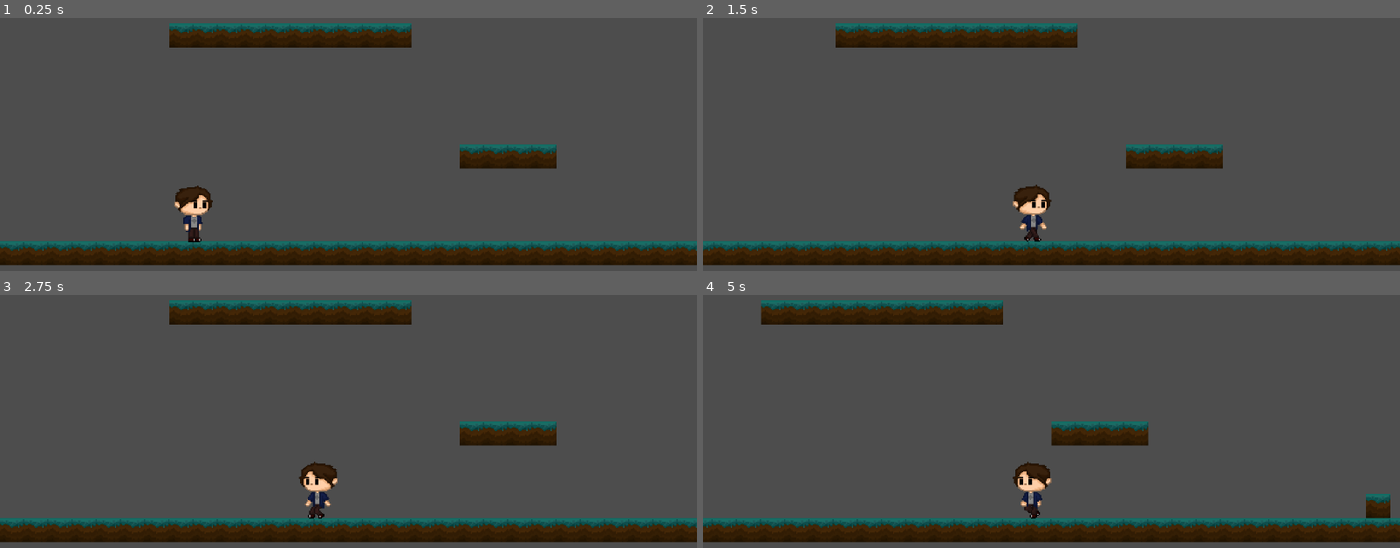
Above: before the commit, frames 1-4 (two rows, left to right).
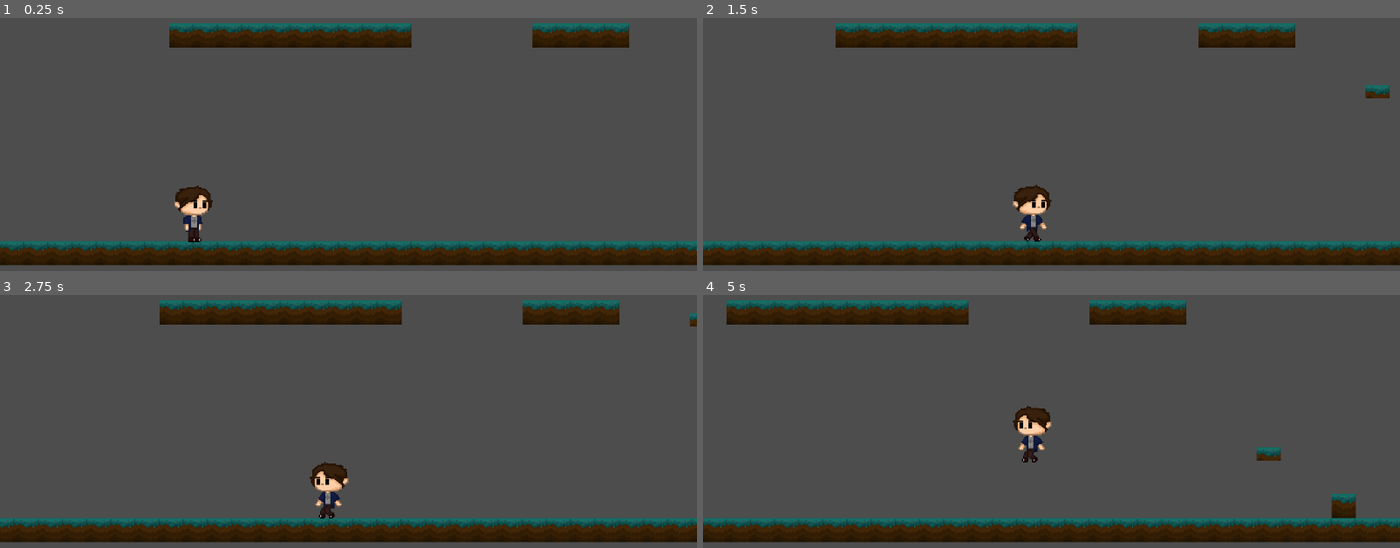
Above: after the commit, the same moments.

Repository: ZarlixOcean/Proyecto-Aprender-a-sentir
Game: Godot game, scene res://Escenas/Tristeza_2.tscn
Two runs of this game, one before a commit and one after it. Both use one fixed random seed, a clock stepped at 60 frames per second and the inputs below. This scene is started directly instead of the project's main scene.
Inputs:
- Up to frame 1 (0.25 s): no input
- Up to frame 2 (1.5 s): tap Enter at 0.5 s; hold D (move_right) from 0.53 s (still down); tap Space (jump) at 0.77 s
- Up to frame 3 (2.75 s): tap Space (jump) at 1.52 s; release D (move_right) at 2.03 s; hold Left (move_left) from 2.03 s (still down)
- Up to frame 4 (5 s): release Left (move_left) at 2.78 s; hold D (move_right) 2.78-4.28 s; tap Space (jump) at 3.02, 3.77, 4.52 s; hold Left (move_left) from 4.28 s (still down)

The runs differ from the first frame. In frame 1, 2.7% of the frame differs, in the area x 65-91%, y 2-60%; in frame 2, 2.9%; in frame 3, 5.1%; in frame 4, 7.2%, in the area x 0-100%, y 2-93%.

Commit message:
añadi plataformas movibles, intento de enemigo gusano

Diff:
--- a/Escenas/Personaje.tscn
+++ b/Escenas/Personaje.tscn
@@ -77,6 +77,7 @@
 height = 46.0
 
 [node name="Personaje" type="CharacterBody2D" unique_id=1118636508 groups=["Personaje"]]
+z_index = 5
 script = ExtResource("1_0kjke")
 
 [node name="Sprite2D" type="AnimatedSprite2D" parent="." unique_id=899285877]
--- a/Escenas/Tristeza_2.tscn
+++ b/Escenas/Tristeza_2.tscn
@@ -5,6 +5,8 @@
 [ext_resource type="PackedScene" uid="uid://c4spc2dlnuk5q" path="res://Escenas/Personaje.tscn" id="2_verny"]
 [ext_resource type="Texture2D" uid="uid://c0jdtcrm7ocp2" path="res://Sprites/Escenario completo.png" id="4_twyb5"]
 [ext_resource type="PackedScene" uid="uid://b6w8uroakkg0d" path="res://Escenas/zona_de_muerte.tscn" id="5_twyb5"]
+[ext_resource type="PackedScene" uid="uid://d034k24ciktpd" path="res://Escenas/plataformas_pequeñas.tscn" id="6_x5dvj"]
+[ext_resource type="PackedScene" uid="uid://y3gy06qq8hjx" path="res://Escenas/enemigo_gusano.tscn" id="7_15pll"]
 
 [sub_resource type="TileSetAtlasSource" id="TileSetAtlasSource_1fn6b"]
 texture = ExtResource("1_1dshx")
@@ -26,10 +28,48 @@
 [sub_resource type="RectangleShape2D" id="RectangleShape2D_x5dvj"]
 size = Vector2(2773.5, 25)
 
+[sub_resource type="Animation" id="Animation_x5dvj"]
+resource_name = "Movimiento"
+length = 2.5
+loop_mode = 2
+tracks/0/type = "value"
+tracks/0/imported = false
+tracks/0/enabled = true
+tracks/0/path = NodePath(".:position")
+tracks/0/interp = 1
+tracks/0/loop_wrap = true
+tracks/0/keys = {
+"times": PackedFloat32Array(0, 2.5),
+"transitions": PackedFloat32Array(1, 1),
+"update": 0,
+"values": [Vector2(88, -47), Vector2(88, -170)]
+}
+
+[sub_resource type="Animation" id="Animation_15pll"]
+length = 0.001
+tracks/0/type = "value"
+tracks/0/imported = false
+tracks/0/enabled = true
+tracks/0/path = NodePath(".:position")
+tracks/0/interp = 1
+tracks/0/loop_wrap = true
+tracks/0/keys = {
+"times": PackedFloat32Array(0),
+"transitions": PackedFloat32Array(1),
+"update": 0,
+"values": [Vector2(88, -47)]
+}
+
+[sub_resource type="AnimationLibrary" id="AnimationLibrary_ig15d"]
+_data = {
+&"Movimiento": SubResource("Animation_x5dvj"),
+&"RESET": SubResource("Animation_15pll")
+}
+
 [node name="Node2D" type="Node2D" unique_id=224384493]
 
 [node name="TileMapLayer" type="TileMapLayer" parent="." unique_id=779082369]
-tile_map_data = PackedByteArray("AAAAAAAAAAAAAAAAAAABAAAAAAA …(1408 unchanged characters)… AAAAAAAD3//f/AAAAAAAAAAAeAP//AAAAAAAAAAD6//z/AAAAAAAAAAD7//z/AAAAAAAAAAD8//z/AAAAAAAAAAD9//z/AAAAAAAAAAA=")
+tile_map_data = PackedByteArray("AAAAAAAAAAAAAAAAAAABAAAAAAA …(1408 unchanged characters)… AAAAAAAD3//f/AAAAAAAAAAAeAP//AAAAAAAAAAD9//f/AAAAAAAAAAD+//f/AAAAAAAAAAD///f/AAAAAAAAAAAAAPf/AAAAAAAAAAA=")
 tile_set = SubResource("TileSet_twyb5")
 
 [node name="TileMapLayer" type="TileMapLayer" parent="TileMapLayer" unique_id=1850787204]
@@ -60,3 +100,13 @@
 position = Vector2(-213.00002, -125)
 scale = Vector2(1.79375, 1.8555555)
 texture = ExtResource("4_twyb5")
+
+[node name="AnimatableBody2D" parent="." unique_id=1994916199 instance=ExtResource("6_x5dvj")]
+position = Vector2(88, -47)
+
+[node name="AnimationPlayer" type="AnimationPlayer" parent="AnimatableBody2D" unique_id=1668753222]
+libraries/ = SubResource("AnimationLibrary_ig15d")
+autoplay = &"Movimiento"
+
+[node name="EnemigoHongo" parent="." unique_id=1870158058 instance=ExtResource("7_15pll")]
+position = Vector2(220, -20)
--- /dev/null
+++ b/Escenas/enemigo_gusano.tscn
@@ -0,0 +1,52 @@
+[gd_scene format=3 uid="uid://y3gy06qq8hjx"]
+
+[ext_resource type="Script" uid="uid://dbli46ofyriea" path="res://Escenas/gusano_caminar.gd" id="1_1op6t"]
+[ext_resource type="Texture2D" uid="uid://bf803o3g032bj" path="res://Sprites/Gusano (Enemigo).png" id="2_6p50w"]
+[ext_resource type="PackedScene" uid="uid://b6w8uroakkg0d" path="res://Escenas/zona_de_muerte.tscn" id="3_lr8h6"]
+
+[sub_resource type="AtlasTexture" id="AtlasTexture_mcqab"]
+atlas = ExtResource("2_6p50w")
+region = Rect2(0, 0, 36, 29)
+
+[sub_resource type="AtlasTexture" id="AtlasTexture_flho3"]
+atlas = ExtResource("2_6p50w")
+region = Rect2(0, 29, 36, 29)
+
+[sub_resource type="SpriteFrames" id="SpriteFrames_luqel"]
+animations = [{
+"frames": [{
+"duration": 1.0,
+"texture": SubResource("AtlasTexture_mcqab")
+}, {
+"duration": 1.0,
+"texture": SubResource("AtlasTexture_flho3")
+}],
+"loop": true,
+"name": &"default",
+"speed": 5.0
+}]
+
+[sub_resource type="CapsuleShape2D" id="CapsuleShape2D_y1y00"]
+radius = 14.0
+height = 34.0
+
+[node name="EnemigoGusano" type="Node2D" unique_id=1870158058]
+script = ExtResource("1_1op6t")
+
+[node name="AnimatedSprite2D" type="AnimatedSprite2D" parent="." unique_id=292185436]
+sprite_frames = SubResource("SpriteFrames_luqel")
+autoplay = "default"
+
+[node name="Zona de muerte" parent="." unique_id=1672874139 instance=ExtResource("3_lr8h6")]
+position = Vector2(-26, -13)
+
+[node name="CollisionShape2D" type="CollisionShape2D" parent="Zona de muerte" unique_id=1533490198]
+position = Vector2(26, 13)
+rotation = 1.5707964
+shape = SubResource("CapsuleShape2D_y1y00")
+
+[node name="RayCast2Derecha" type="RayCast2D" parent="." unique_id=158125779]
+target_position = Vector2(14, 0)
+
+[node name="RayCast2Izquierda" type="RayCast2D" parent="." unique_id=157453471]
+target_position = Vector2(-15, 0)
--- /dev/null
+++ b/Escenas/gusano_caminar.gd
@@ -0,0 +1,23 @@
+extends Node2D
+
+const speed = 40
+
+var direccion = 1
+@onready var ray_cast_2_derecha: RayCast2D = $RayCast2Derecha
+@onready var ray_cast_2_izquierda: RayCast2D = $RayCast2Izquierda
+
+func _ready() -> void:
+	pass
+
+func _process(delta: float) -> void:
+	if ray_cast_2_derecha.is_colliding():
+		var colision = ray_cast_2_derecha.get_collider()
+		if colision and colision.is_in_group("Personaje"):
+			get_tree().reload_current_scene()
+		direccion = -1
+	if ray_cast_2_izquierda.is_colliding():
+		var colision = ray_cast_2_izquierda.get_collider()
+		if colision and colision.is_in_group("Personaje"):
+			get_tree().reload_current_scene()
+		direccion = 1
+	position.x += direccion * speed * delta
--- /dev/null
+++ b/Escenas/plataformas_pequeñas.tscn
@@ -0,0 +1,16 @@
+[gd_scene format=3 uid="uid://d034k24ciktpd"]
+
+[ext_resource type="Texture2D" uid="uid://elxg22y35sjv" path="res://Sprites/tierra plataforma pequeña.png" id="1_dogeh"]
+
+[sub_resource type="RectangleShape2D" id="RectangleShape2D_bmha8"]
+size = Vector2(20, 11)
+
+[node name="AnimatableBody2D" type="AnimatableBody2D" unique_id=1994916199]
+
+[node name="Sprite2D" type="Sprite2D" parent="." unique_id=1375651337]
+texture = ExtResource("1_dogeh")
+
+[node name="CollisionShape2D" type="CollisionShape2D" parent="." unique_id=1008686515]
+position = Vector2(0, -4.5)
+shape = SubResource("RectangleShape2D_bmha8")
+one_way_collision = true
Not shown, added: Escenas/gusano_caminar.gd.uid
Binary file added: Sprites/Gusano (Enemigo).png
Not shown, added: Sprites/Gusano (Enemigo).png.import
Binary file added: Sprites/tierra plataforma pequeña.png
Not shown, added: Sprites/tierra plataforma pequeña.png.import
